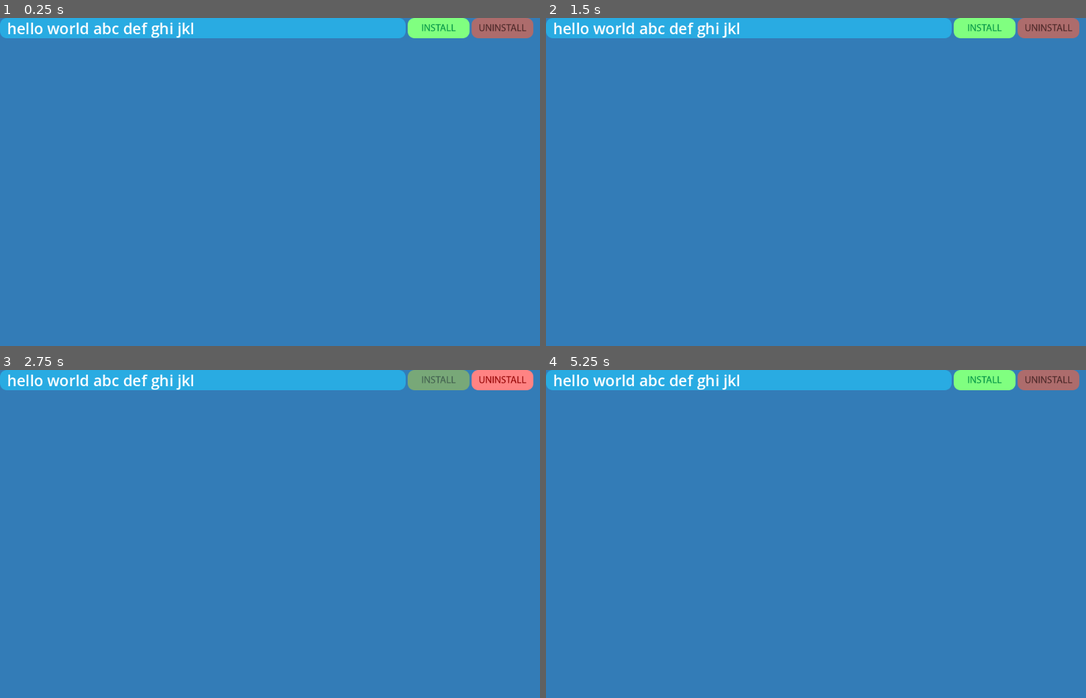
Above: before the commit, frames 1-4 (two rows, left to right).
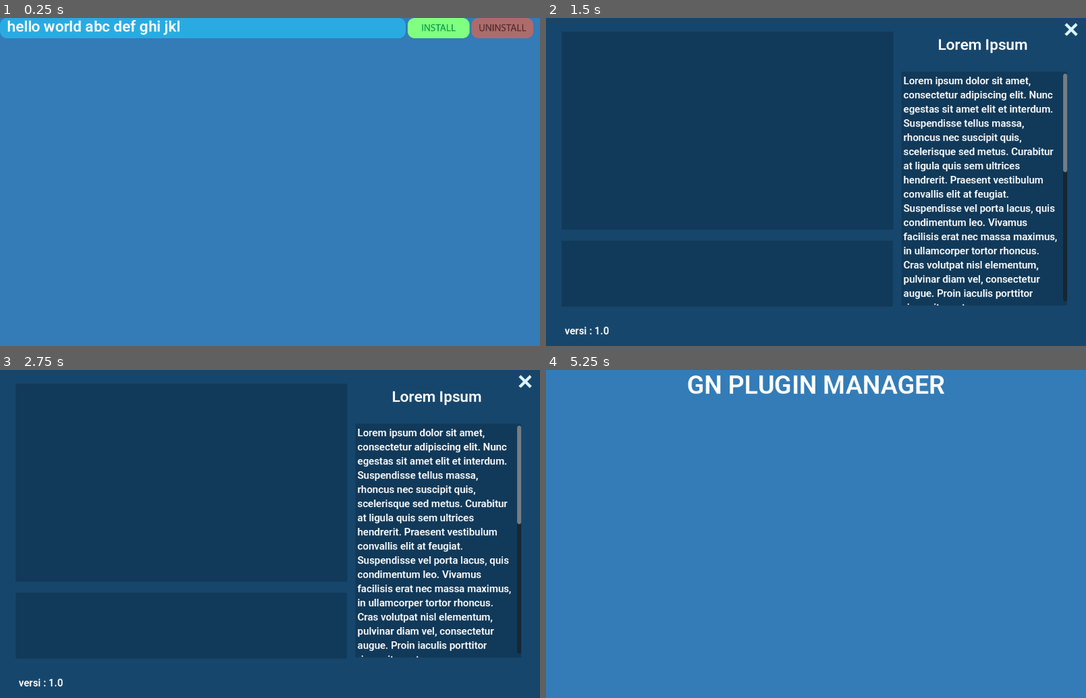
Above: after the commit, the same moments.

Repository: Ghofar05/gn-plugin-manager
Game: Godot game, scene res://scenes/list.tscn
Same seed, same stepped clock (60 frames per second), same inputs: the game is played once before the commit and once after it. This scene is started directly instead of the project's main scene.
Inputs (mouse positions are in pixels of both pictures, inside the frame that each line leads up to):
- Up to frame 1 (0.25 s): no input
- Up to frame 2 (1.5 s): click "hello world abc def ghi jkl" at 0.5 s; click (616, 273) at 1.27 s
- Up to frame 3 (2.75 s): click (437, 379) at 2.02 s
- Up to frame 4 (5.25 s): click (1048, 379) at 2.77 s; click (724, 625) at 3.52 s; click (837, 625) at 4.27 s; click (1069, 383) at 5.02 s

The runs differ from the first frame. In frame 1, 0.9% of the frame differs, in the area x 1-36%, y 0-7%; in frame 2, 100%, in the area x 0-100%, y 0-100%; in frame 3, 100%; in frame 4, 6.3%.
Error before the commit: Attempt to call function 'get_files' in base 'null instance' on a null instance. (res://scenes/list.gd:39)
Error after the commit: Attempt to call function 'get_directories' in base 'null instance' on a null instance. (res://scenes/description.gd:33)

Commit message:
major update

Diff:
--- /dev/null
+++ b/assets/close.svg
@@ -0,0 +1,9 @@
+<?xml version="1.0" encoding="UTF-8"?>
+<svg id="Layer_2" data-name="Layer 2" xmlns="http://www.w3.org/2000/svg" width="22.6" height="22.6" viewBox="0 0 22.6 22.6">
+  <g id="Layer_1-2" data-name="Layer 1">
+    <g>
+      <rect x="8.8" y="-2.2" width="5" height="27" transform="translate(11.3 -4.7) rotate(45)" style="fill: #dcf7ff;"/>
+      <rect x="8.8" y="-2.2" width="5" height="27" transform="translate(27.3 11.3) rotate(135)" style="fill: #dcf7ff;"/>
+    </g>
+  </g>
+</svg>
--- /dev/null
+++ b/assets/x.svg
@@ -0,0 +1,34 @@
+
+<svg xmlns="http://www.w3.org/2000/svg" version="1.1" xmlns:xlink="http://www.w3.org/1999/xlink" preserveAspectRatio="none" x="0px" y="0px" width="128px" height="128px" viewBox="0 0 128 128">
+<defs>
+<radialGradient id="Gradient_1" gradientUnits="userSpaceOnUse" cx="0" cy="0" r="59.050000000000004" fx="0" fy="0" gradientTransform="matrix( 1, 0, 0, 1, 0,0) " spreadMethod="pad">
+<stop  offset="0%" stop-color="#FFFFFF"/>
+
+<stop  offset="92.54901960784314%" stop-color="#970202"/>
+
+<stop  offset="100%" stop-color="#FFD1D1"/>
+</radialGradient>
+
+<g id="Symbol_1_5_Layer1_0_FILL">
+<path fill="url(#Gradient_1)" stroke="none" d="
+M 40.65 -40.65
+Q 23.85 -57.5 0 -57.5 -23.85 -57.5 -40.7 -40.65 -57.5 -23.85 -57.5 0 -57.5 23.85 -40.7 40.7 -23.85 57.5 0 57.5 23.85 57.5 40.65 40.7 57.5 23.85 57.5 0 57.5 -23.85 40.65 -40.65 Z"/>
+</g>
+
+<g id="Symbol_1_5_Layer0_0_FILL">
+<path fill="#FFFFFF" stroke="none" d="
+M 27.9 -22.9
+L 22.65 -28.15 -0.4 -5.1 -23.4 -28.1 -28.65 -22.85 -5.65 0.15 -28.65 23.15 -23.4 28.4 -0.4 5.4 22.65 28.45 27.9 23.2 4.85 0.15 27.9 -22.9 Z"/>
+</g>
+</defs>
+
+<g transform="matrix( 1, 0, 0, 1, 63.95,64) ">
+<g transform="matrix( 1, 0, 0, 1, 0,0) ">
+<use xlink:href="#Symbol_1_5_Layer1_0_FILL"/>
+</g>
+
+<g transform="matrix( 1, 0, 0, 1, 0,0) ">
+<use xlink:href="#Symbol_1_5_Layer0_0_FILL"/>
+</g>
+</g>
+</svg>
--- /dev/null
+++ b/autoload/global.gd
@@ -0,0 +1,5 @@
+extends Node
+
+
+var current_selection_path = ""
+var current_selection_name = ""
--- a/project.godot
+++ b/project.godot
@@ -16,13 +16,32 @@
 run/low_processor_mode=true
 config/icon="uid://dwfwthl1e1q1y"
 
+[autoload]
+
+Global="*res://autoload/global.gd"
+
 [display]
 
 window/size/viewport_width=1065
-window/size/mode=1
 window/size/resizable=false
 mouse_cursor/custom_image="uid://bhh6uj3utomux"
 mouse_cursor/custom_image_hotspot=Vector2(12, 12)
+
+[gui]
+
+theme/custom_font="uid://bbnkwdf53ji50"
+
+[input]
+
+RMB={
+"deadzone": 0.2,
+"events": []
+}
+LMB={
+"deadzone": 0.2,
+"events": [Object(InputEventMouseButton,"resource_local_to_scene":false,"resource_name":"","device":-1,"window_id":0,"alt_pressed":false,"shift_pressed":false,"ctrl_pressed":false,"meta_pressed":false,"button_mask":0,"position":Vector2(0, 0),"global_position":Vector2(0, 0),"factor":1.0,"button_index":1,"canceled":false,"pressed":false,"double_click":false,"script":null)
+]
+}
 
 [input_devices]
 
--- /dev/null
+++ b/scenes/description.gd
@@ -0,0 +1,168 @@
+extends Control
+
+var default = preload("res://assets/pointer_b.png")
+var point = preload("res://assets/hand_small_point.png")
+var main = "res://scenes/main.tscn"
+
+@onready var video_stream_player: VideoStreamPlayer = $AspectRatioContainer/VideoStreamPlayer
+@onready var thumb_1: TextureButton = $HBoxContainer/thumb1
+@onready var thumb_2: TextureButton = $HBoxContainer/thumb2
+@onready var thumb_3: TextureButton = $HBoxContainer/thumb3
+@onready var paused_label: Label = $AspectRatioContainer/VideoStreamPlayer/paused_label
+@onready var imageview: TextureRect = $imageview
+
+
+var is_video_pause:bool = true
+var data:Dictionary = {
+	"thumb_2_img":"",
+	"thumb_3_img":"",
+	"current_selected":[0,0,0]
+}
+
+
+var path = Global.current_selection_path
+var this_name = Global.current_selection_name
+
+
+
+
+
+
+func _ready() -> void:
+	var dir = DirAccess.open(path)
+	var list_dir = dir.get_directories()
+	var list_file
+	var update_png_file = []
+	var update_ogv_file
+	var vid_thumbnail:Image
+	var img_thumbnail1:Image
+	var img_thumbnail2:Image
+
+	for i in list_dir:
+		print(i)
+
+	var newPath = str(path+"/"+this_name)
+
+	dir = DirAccess.open(newPath)
+	list_file = dir.get_files()
+	print("ini list file mentahan = "+str(list_file))
+
+	for i in list_file:
+		if ".png" in i:
+			update_png_file.append(i)
+			pass
+		elif ".ogv" in i:
+			update_ogv_file = i
+
+	print("ini list file png dari mentahan = "+str(update_png_file))
+	print (update_ogv_file)
+
+
+	var video_file = VideoStreamTheora.new()
+	video_file.file = newPath+"/"+update_ogv_file
+	video_stream_player.stream = video_file
+	video_stream_player.loop = true
+	video_stream_player.play()
+	video_stream_player.paused = true
+	paused_label.show()
+
+
+	vid_thumbnail = video_stream_player.get_video_texture().get_image()
+	thumb_1.texture_normal = ImageTexture.create_from_image(vid_thumbnail)
+
+	img_thumbnail1 = Image.load_from_file(newPath+"/"+update_png_file[0])
+	img_thumbnail2 = Image.load_from_file(newPath+"/"+update_png_file[1])
+
+	thumb_2.texture_normal = ImageTexture.create_from_image(img_thumbnail1)
+	data.set("thumb_2_img",thumb_2.texture_normal)
+	thumb_3.texture_normal = ImageTexture.create_from_image(img_thumbnail2)
+	data.set("thumb_3_img",thumb_3.texture_normal)
+
+	print(video_stream_player.is_playing())
+	print(video_stream_player.scale)
+
+	print(data)
+
+
+
+
+func _on_video_stream_player_mouse_exited() -> void:
+	Input.set_custom_mouse_cursor(default,Input.CURSOR_ARROW,Vector2(12,12))
+	pass # Replace with function body.
+
+
+func _on_video_stream_player_mouse_entered() -> void:
+	Input.set_custom_mouse_cursor(point,Input.CURSOR_ARROW,Vector2(12,12))
+	pass # Replace with function body.
+
+
+func _on_video_stream_player_gui_input(event: InputEvent) -> void:
+	if event.is_action_pressed("LMB"):
+		if not is_video_pause:
+			is_video_pause = true
+			video_stream_player.paused = true
+			paused_label.show()
+		else:
+			is_video_pause = false
+			video_stream_player.paused = false
+			paused_label.hide()
+	pass # Replace with function body.
+
+
+func _on_thumb_1_pressed() -> void:
+	video_stream_player.show()
+	imageview.hide()
+	pass # Replace with function body.
+
+
+func _on_thumb_2_pressed() -> void:
+	imageview.show()
+	video_stream_player.paused = true
+	video_stream_player.hide()
+	imageview.texture = data["thumb_2_img"]
+
+
+	pass # Replace with function body.
+
+
+func _on_thumb_3_pressed() -> void:
+	imageview.show()
+	video_stream_player.paused = true
+	video_stream_player.hide()
+	imageview.texture = data["thumb_3_img"]
+	pass # Replace with function body.
+
+
+func _on_thumb_1_mouse_entered() -> void:
+	Input.set_custom_mouse_cursor(point,Input.CURSOR_ARROW,Vector2(12,12))
+	pass # Replace with function body.
+
+
+func _on_thumb_1_mouse_exited() -> void:
+	Input.set_custom_mouse_cursor(default,Input.CURSOR_ARROW,Vector2(12,12))
+	pass # Replace with function body.
+
+
+func _on_thumb_2_mouse_entered() -> void:
+	Input.set_custom_mouse_cursor(point,Input.CURSOR_ARROW,Vector2(12,12))
+	pass # Replace with function body.
+
+
+func _on_thumb_2_mouse_exited() -> void:
+	Input.set_custom_mouse_cursor(default,Input.CURSOR_ARROW,Vector2(12,12))
+	pass # Replace with function body.
+
+
+func _on_thumb_3_mouse_entered() -> void:
+	Input.set_custom_mouse_cursor(point,Input.CURSOR_ARROW,Vector2(12,12))
+	pass # Replace with function body.
+
+
+func _on_thumb_3_mouse_exited() -> void:
+	Input.set_custom_mouse_cursor(default,Input.CURSOR_ARROW,Vector2(12,12))
+	pass # Replace with function body.
+
+
+func _on_texture_button_pressed() -> void:
+	get_tree().change_scene_to_file(main)
+	pass # Replace with function body.
--- /dev/null
+++ b/scenes/description.tscn
@@ -0,0 +1,175 @@
+[gd_scene load_steps=3 format=3 uid="uid://bhqn6b4r5k025"]
+
+[ext_resource type="Script" uid="uid://bn76xdnynorx1" path="res://scenes/description.gd" id="1_xl7vw"]
+[ext_resource type="Texture2D" uid="uid://c3p2gh0wd8aa0" path="res://assets/close.svg" id="4_dipyx"]
+
+[node name="Control" type="Control"]
+layout_mode = 3
+anchors_preset = 15
+anchor_right = 1.0
+anchor_bottom = 1.0
+grow_horizontal = 2
+grow_vertical = 2
+script = ExtResource("1_xl7vw")
+
+[node name="ColorRect" type="ColorRect" parent="."]
+layout_mode = 1
+anchors_preset = 15
+anchor_right = 1.0
+anchor_bottom = 1.0
+grow_horizontal = 2
+grow_vertical = 2
+color = Color(0.0901766, 0.275662, 0.422875, 1)
+
+[node name="ColorRect2" type="ColorRect" parent="."]
+layout_mode = 0
+offset_left = 31.0
+offset_top = 27.0
+offset_right = 685.0
+offset_bottom = 418.0
+color = Color(0.0668137, 0.222631, 0.348474, 1)
+
+[node name="ColorRect3" type="ColorRect" parent="."]
+layout_mode = 0
+offset_left = 31.0
+offset_top = 440.0
+offset_right = 684.0
+offset_bottom = 570.0
+color = Color(0.0668137, 0.222631, 0.348474, 1)
+
+[node name="HBoxContainer" type="HBoxContainer" parent="."]
+layout_mode = 0
+offset_left = 31.0
+offset_top = 440.0
+offset_right = 683.0
+offset_bottom = 570.0
+
+[node name="thumb1" type="TextureButton" parent="HBoxContainer"]
+layout_mode = 2
+size_flags_horizontal = 3
+ignore_texture_size = true
+stretch_mode = 0
+
+[node name="thumb2" type="TextureButton" parent="HBoxContainer"]
+layout_mode = 2
+size_flags_horizontal = 3
+ignore_texture_size = true
+stretch_mode = 0
+
+[node name="thumb3" type="TextureButton" parent="HBoxContainer"]
+layout_mode = 2
+size_flags_horizontal = 3
+ignore_texture_size = true
+stretch_mode = 0
+
+[node name="imageview" type="TextureRect" parent="."]
+layout_mode = 0
+offset_left = 37.0
+offset_top = 31.0
+offset_right = 677.0
+offset_bottom = 391.0
+expand_mode = 1
+
+[node name="AspectRatioContainer" type="AspectRatioContainer" parent="."]
+layout_mode = 0
+offset_left = 37.0
+offset_top = 31.0
+offset_right = 677.0
+offset_bottom = 391.0
+ratio = 1.8
+
+[node name="VideoStreamPlayer" type="VideoStreamPlayer" parent="AspectRatioContainer"]
+layout_mode = 2
+expand = true
+
+[node name="paused_label" type="Label" parent="AspectRatioContainer/VideoStreamPlayer"]
+visible = false
+layout_mode = 1
+anchors_preset = 8
+anchor_left = 0.5
+anchor_top = 0.5
+anchor_right = 0.5
+anchor_bottom = 0.5
+offset_left = -0.5
+offset_top = -9.5
+offset_right = 0.5
+offset_bottom = 9.5
+grow_horizontal = 2
+grow_vertical = 2
+text = "paused"
+
+[node name="judul" type="Label" parent="."]
+layout_mode = 1
+anchors_preset = 5
+anchor_left = 0.5
+anchor_right = 0.5
+offset_left = 243.5
+offset_top = 35.0
+offset_right = 414.5
+offset_bottom = 79.0
+grow_horizontal = 2
+theme_override_font_sizes/font_size = 30
+text = "Lorem Ipsum"
+horizontal_alignment = 1
+
+[node name="versi" type="Label" parent="."]
+layout_mode = 1
+anchors_preset = 5
+anchor_left = 0.5
+anchor_right = 0.5
+offset_left = -495.5
+offset_top = 606.0
+offset_right = -352.5
+offset_bottom = 636.0
+grow_horizontal = 2
+theme_override_font_sizes/font_size = 20
+text = "versi : 1.0"
+
+[node name="TextEdit" type="TextEdit" parent="."]
+layout_mode = 1
+anchors_preset = 5
+anchor_left = 0.5
+anchor_right = 0.5
+offset_left = 168.5
+offset_top = 106.0
+offset_right = 495.5
+offset_bottom = 568.0
+grow_horizontal = 2
+theme_override_colors/background_color = Color(0.0666667, 0.223529, 0.34902, 1)
+theme_override_colors/font_readonly_color = Color(1, 1, 1, 1)
+theme_override_font_sizes/font_size = 20
+text = "Lorem ipsum dolor sit amet, consectetur adipiscing elit. Nunc egestas sit amet elit et interdum. Suspendisse tellus massa, rhoncus nec suscipit quis, scelerisque sed metus. Curabitur at ligula quis sem ultrices hendrerit. Praesent vestibulum convallis elit at feugiat. Suspendisse vel porta lacus, quis condimentum leo. Vivamus facilisis erat nec massa maximus, in ullamcorper tortor rhoncus. Cras volutpat nisl elementum, pulvinar diam vel, consectetur augue. Proin iaculis porttitor risus sit amet semper.
+
+Aliquam luctus augue at massa pellentesque sodales. Maecenas laoreet consectetur odio, vitae eleifend odio ullamcorper eget. Ut in est vitae dolor mattis pharetra vitae elementum ligula. In efficitur, magna quis tincidunt pulvinar, elit nunc sodales odio, ac interdum lacus velit in arcu. Curabitur hendrerit orci ut consequat tempor. Etiam finibus magna sit amet diam consectetur, at tempus purus condimentum. Sed eros arcu, venenatis a ante vestibulum, finibus auctor purus. Sed eleifend nisl nec ligula placerat, id luctus quam bibendum. Morbi quis ipsum non turpis tempor molestie at eu ligula. Suspendisse iaculis sapien ac velit faucibus eleifend."
+editable = false
+wrap_mode = 1
+scroll_smooth = true
+
+[node name="TextureButton" type="TextureButton" parent="."]
+layout_mode = 1
+anchors_preset = 1
+anchor_left = 1.0
+anchor_right = 1.0
+offset_left = -42.0001
+offset_top = 10.0
+offset_right = 26.0
+offset_bottom = 78.0
+grow_horizontal = 0
+scale = Vector2(0.376756, 0.376756)
+texture_normal = ExtResource("4_dipyx")
+
+[node name="AudioStreamPlayer" type="AudioStreamPlayer" parent="."]
+
+[connection signal="mouse_entered" from="HBoxContainer/thumb1" to="." method="_on_thumb_1_mouse_entered"]
+[connection signal="mouse_exited" from="HBoxContainer/thumb1" to="." method="_on_thumb_1_mouse_exited"]
+[connection signal="pressed" from="HBoxContainer/thumb1" to="." method="_on_thumb_1_pressed"]
+[connection signal="mouse_entered" from="HBoxContainer/thumb2" to="." method="_on_thumb_2_mouse_entered"]
+[connection signal="mouse_exited" from="HBoxContainer/thumb2" to="." method="_on_thumb_2_mouse_exited"]
+[connection signal="pressed" from="HBoxContainer/thumb2" to="." method="_on_thumb_2_pressed"]
+[connection signal="mouse_entered" from="HBoxContainer/thumb3" to="." method="_on_thumb_3_mouse_entered"]
+[connection signal="mouse_exited" from="HBoxContainer/thumb3" to="." method="_on_thumb_3_mouse_exited"]
+[connection signal="pressed" from="HBoxContainer/thumb3" to="." method="_on_thumb_3_pressed"]
+[connection signal="gui_input" from="AspectRatioContainer/VideoStreamPlayer" to="." method="_on_video_stream_player_gui_input"]
+[connection signal="mouse_entered" from="AspectRatioContainer/VideoStreamPlayer" to="." method="_on_video_stream_player_mouse_entered"]
+[connection signal="mouse_exited" from="AspectRatioContainer/VideoStreamPlayer" to="." method="_on_video_stream_player_mouse_exited"]
+[connection signal="pressed" from="TextureButton" to="." method="_on_texture_button_pressed"]
--- a/scenes/list.gd
+++ b/scenes/list.gd
@@ -2,17 +2,29 @@
 
 var default = preload("res://assets/pointer_b.png")
 var point = preload("res://assets/hand_small_point.png")
+var desc = "res://scenes/description.tscn"
+
 var path = "C:/Users/Rova/Documents/test plugin manager/copy file"
 
 var targetPathXMLJS = "C:/Users/Rova/Documents/test plugin manager/paste file/xmljsfl"
 var targetPathSWF = "C:/Users/Rova/Documents/test plugin manager/paste file/swf"
 
+
+var data:Dictionary = {
+	"this_name":"",
+	"installed_jsfl":[],
+	"installed_xml":[],
+	"installed_swf":[],
+
+
+}
 var installed_list_file = []
 
 var is_installed:bool = false
 
 func change_label(nama) -> void:
 	name = nama
+	data["this_name"] = nama
 	$TextureRect/Label.text = nama
 	update_file_icon()
 
@@ -44,10 +56,14 @@
 	for i in file_list:
 		if i == str(name)+".jsfl":
 			list_name_updatejsxml.append(str(name)+".jsfl")
+			data["installed_jsfl"].append(str(name)+".jsfl")
+
 		elif i == str(name)+".xml":
 			list_name_updatejsxml.append(str(name)+".xml")
+			data["installed_xml"].append(str(name)+".xml")
 		elif i == str(name)+".swf":
 			list_name_swf.append(str(name)+".swf")
+			data["installed_swf"].append(str(name)+".swf")
 
 
 	installed_list_file.append_array(list_name_updatejsxml)
@@ -63,6 +79,9 @@
 	for i in list_name_swf:
 		copyfile(i,dir,newPath,targetPathSWF)
 
+
+	print(data)
+	print("ini dari data: " + str(data["installed_jsfl"]))
 	print("ini installed list file nya : "+str(installed_list_file))
 
 
@@ -72,15 +91,19 @@
 		if ".swf" in i:
 			dir = DirAccess.open(targetPathSWF)
 			delfile(i,dir,targetPathSWF)
+			data["installed_swf"].pop_front()
 
 		elif ".jsfl" in i:
 			dir = DirAccess.open(targetPathXMLJS)
 			delfile(i,dir,targetPathXMLJS)
+			data["installed_jsfl"].pop_front()
 
 		elif ".xml" in i:
 			dir = DirAccess.open(targetPathXMLJS)
 			delfile(i,dir,targetPathXMLJS)
+			data["installed_xml"].pop_front()
 
+	print(data)
 
 	pass
 
@@ -144,3 +167,10 @@
 	uninstall_plugin()
 	is_installed = false
 	pass # Replace with function body.
+
+
+func _on_texture_rect_pressed() -> void:
+	Global.current_selection_name = data["this_name"]
+	Global.current_selection_path = path
+	get_tree().change_scene_to_file("res://scenes/description.tscn")
+	pass # Replace with function body.
--- a/scenes/list.tscn
+++ b/scenes/list.tscn
@@ -80,6 +80,7 @@
 texture_pressed = ExtResource("6_3nied")
 texture_disabled = ExtResource("6_3nied")
 
+[connection signal="pressed" from="TextureRect" to="." method="_on_texture_rect_pressed"]
 [connection signal="mouse_entered" from="install" to="." method="_on_install_mouse_entered"]
 [connection signal="mouse_exited" from="install" to="." method="_on_install_mouse_exited"]
 [connection signal="pressed" from="install" to="." method="_on_install_pressed"]
--- a/scenes/main.tscn
+++ b/scenes/main.tscn
@@ -3,10 +3,17 @@
 [ext_resource type="Script" uid="uid://cqw814srhvwng" path="res://main.gd" id="1_o5qli"]
 [ext_resource type="PackedScene" uid="uid://wecsnp0s80cu" path="res://scenes/list container.tscn" id="2_0wfyh"]
 
-[node name="Node" type="Node"]
+[node name="main" type="Control"]
+layout_mode = 3
+anchors_preset = 15
+anchor_right = 1.0
+anchor_bottom = 1.0
+grow_horizontal = 2
+grow_vertical = 2
 script = ExtResource("1_o5qli")
 
 [node name="Control" parent="." instance=ExtResource("2_0wfyh")]
+layout_mode = 1
 
 [node name="Label" type="Label" parent="Control"]
 layout_mode = 1
Binary file added: assets/Roboto-SemiBold.ttf
Not shown, added: assets/Roboto-SemiBold.ttf.import
Not shown, added: assets/close.svg.import
Not shown, added: assets/x.svg.import
Not shown, added: autoload/global.gd.uid
Not shown, added: scenes/description.gd.uid
Not shown, added: test a-demo.ogv.uid
Not shown, added: test a-demo.ogv
